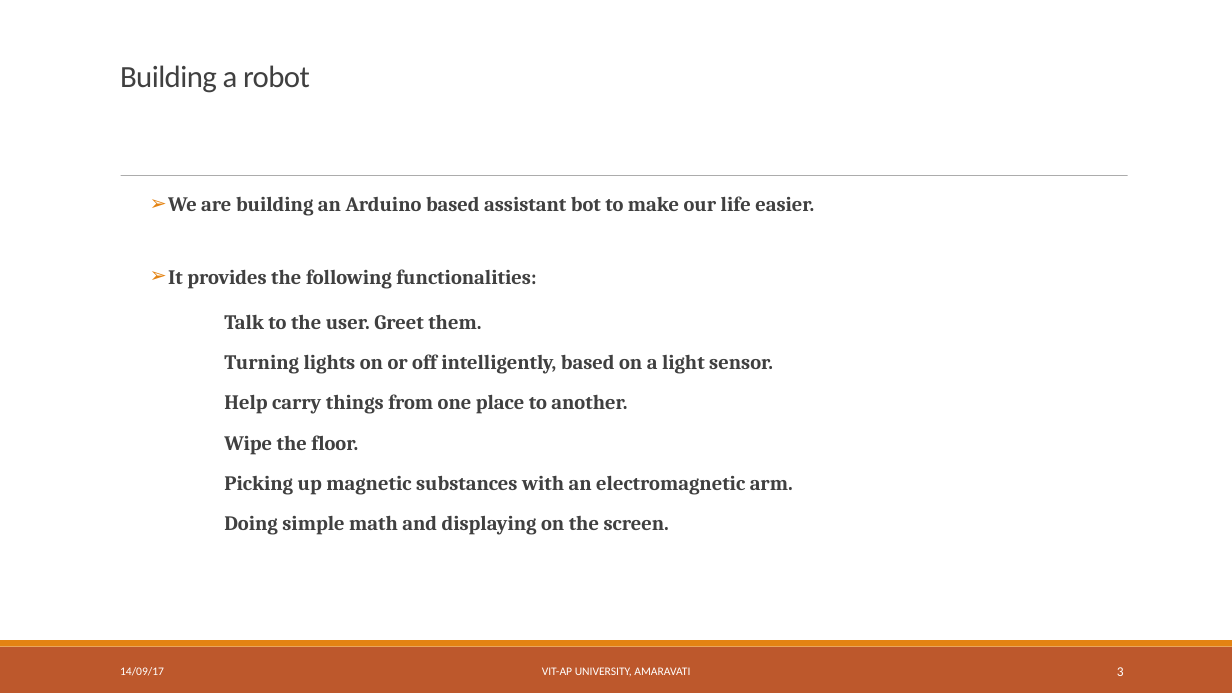
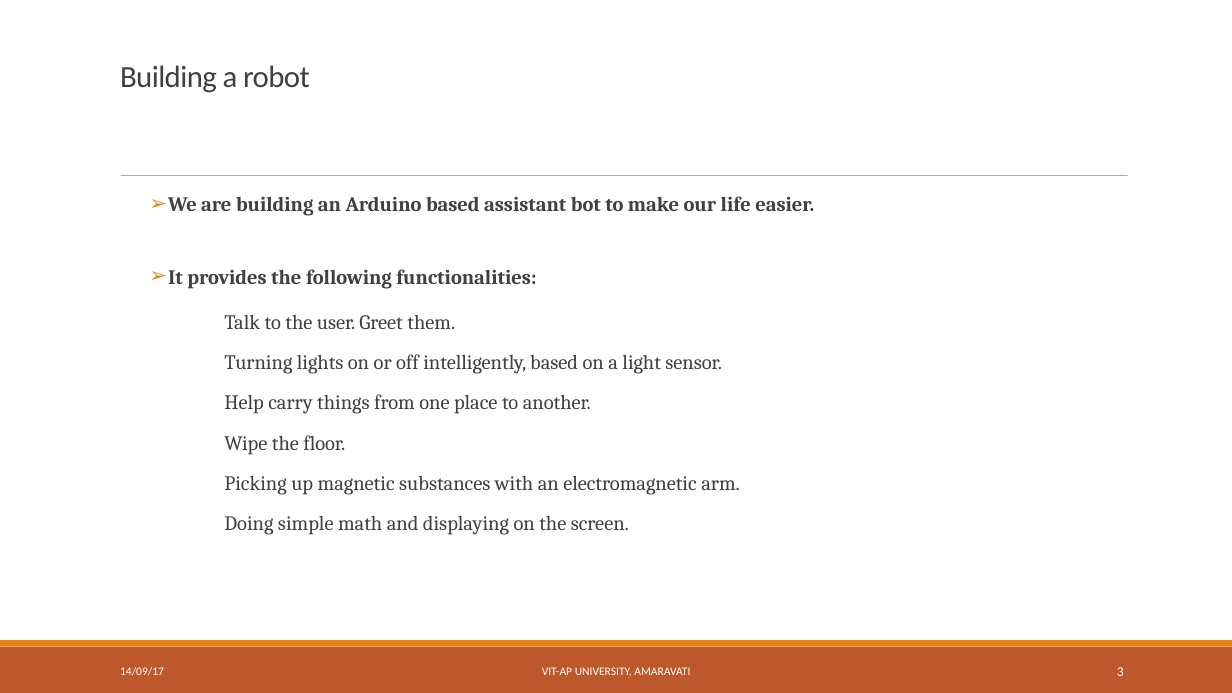
Before and after one commit to 2DSharp/BlueBerry, a slide deck: slide 3 of Documentation/Presentations/1.Abstract.odp. Drawn at 1232x693 pixels with LibreOffice and Linux fonts; fonts in the diff are those of the drawing. Boxes give left, top, right and bottom in pixels: in the first picture for what was removed or moved away, otherwise in the second. Text is boxed around its words. In the diff, an @@ line names an element or a change of style, - is before the commit and + after.

```diff
--- a/Documentation/Presentations/1.Abstract.odp
+++ b/Documentation/Presentations/1.Abstract.odp
@@ text at (224, 315, 740, 535): bold off in "Talk to the user. Greet them.", "Turning lights on or off intelligently, based ...", "Help carry things from one place to ...", "Wipe the floor." and 2 more places @@
```
Also in this commit, not shown: 4 other slides changed, 1 slide added, 1 slide removed, 10 other files.
